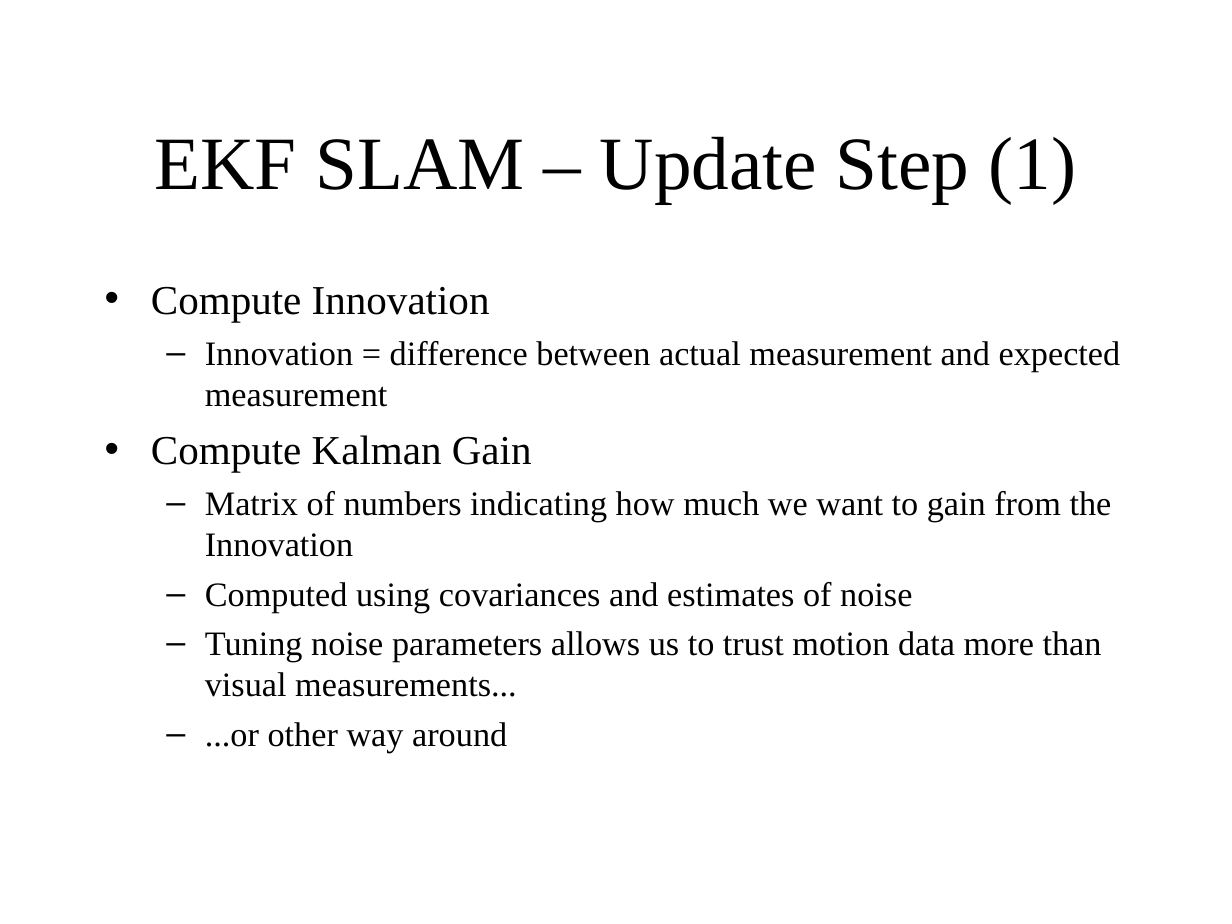
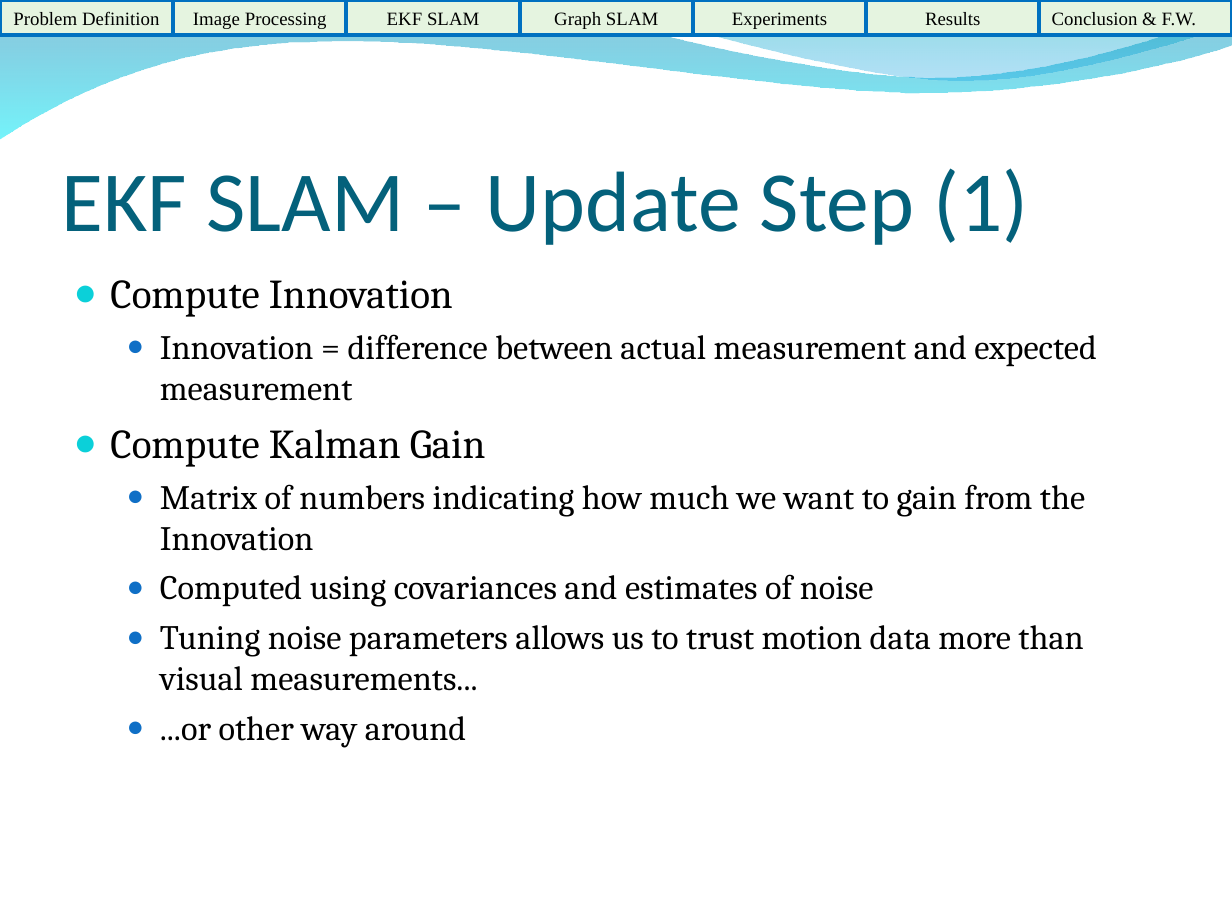
Before and after one commit to HerkyJerky/NAO-ALPHA-AS-FUCK-ROBOTS, a slide deck: slide 8 of Presentation Parts/EKF SLAM part.ppt. Drawn at 1232x924 pixels with LibreOffice and Linux fonts; fonts in the diff are those of the drawing; background and template pictures are left out. Boxes give left, top, right and bottom in pixels: in the first picture for what was removed or moved away, otherwise in the second. Text is boxed around its words. In the diff, an @@ line names an element or a change of style, - is before the commit and + after.

```diff
--- a/Presentation Parts/EKF SLAM part.ppt
+++ b/Presentation Parts/EKF SLAM part.ppt
@@ freeform shape added at (0,0,1232,139), fill gradient #0079AF to #00EBF8 @@
@@ rectangle added at (0,0,174,36), fill #E5F4E0, outline #0070C0 2.24 pt, 11 pt, text #000000 @@
+Problem Definition
@@ rectangle added at (174,0,347,36), fill #E5F4E0, outline #0070C0 2.24 pt, 11 pt, text #000000 @@
+Image Processing
@@ rectangle added at (346,0,520,36), fill #E5F4E0, outline #0070C0 2.24 pt, 11 pt, text #000000 @@
+EKF SLAM
@@ rectangle added at (520,0,694,36), fill #E5F4E0, outline #0070C0 2.24 pt, 11 pt, text #000000 @@
+Graph SLAM
@@ freeform shape added at (590,0,1232,85), fill gradient #00ADB6 to #009BE5 @@
@@ rectangle added at (694,0,867,36), fill #E5F4E0, outline #0070C0 2.24 pt, 11 pt, text #000000 @@
+Experiments
@@ rectangle added at (866,0,1040,36), fill #E5F4E0, outline #0070C0 2.24 pt, 11 pt, text #000000 @@
+Results
@@ rectangle added at (1040,0,1232,36), fill #E5F4E0, outline #0070C0 2.24 pt, 11 pt, text #000000 @@
+Conclusion & F.W.
@@ title "EKF SLAM – Update Step ...": place and size @@
-title "EKF SLAM – Update Step ..." at (154,136,1076,203)
+title "EKF SLAM – Update Step ..." at (62,168,1029,245)
@@ title "EKF SLAM – Update Step ..." at (62,168,1029,245): size 44 to 50 pt, font Times New Roman to Calibri, text colour #000000 to #04617B; alignment centre to left; vertical alignment middle to bottom @@
@@ text "Compute Innovation": place and size @@
-text "Compute Innovation" at (151,286,1121,753)
+text "Compute Innovation" at (110,280,1096,748)
@@ text "Compute Innovation" at (110,280,1096,748): font Times New Roman to Cambria; bullet • to ●; bullet colour #000000 to #0BD0D9; bullet – to ●; bullet colour #000000 to #0F6FC6 @@
```
Also in this commit, not shown: 10 other slides changed, 4 slides added, 4 slides removed.
